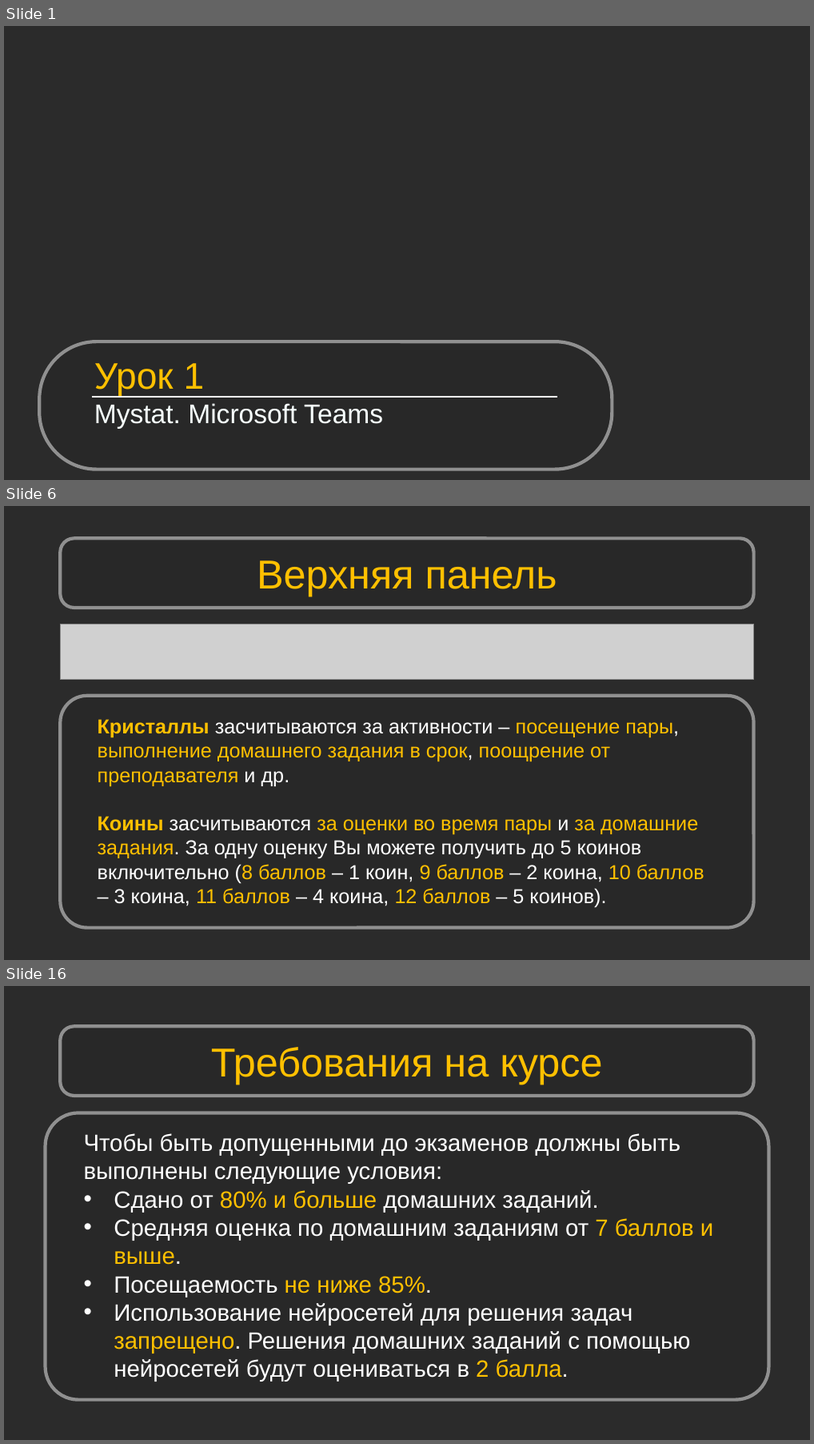
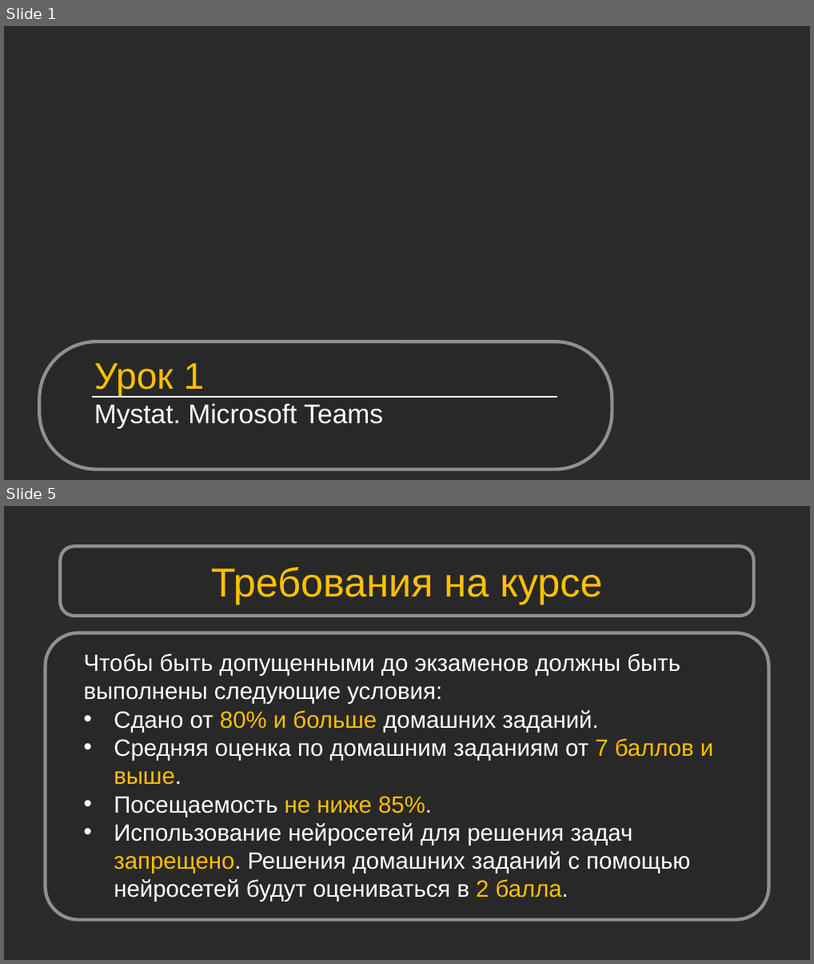
Before and after one commit to Shikonohito/Python_Bootcamp, a slide deck: Урок 01. Mystat. Microsoft Teams/Урок 1. Mystat. Microsoft Teams.pptx. Shown one above the other, each under a label of ours: slides 1, 6 and 16 before the commit, slides 1 and 5 after it; the slides between them are not shown. The pictures are 814x1444 and 814x964 pixels, drawn with LibreOffice and Linux fonts; fonts in the diff are those of the drawing; grey boxes stand for pictures; background and template pictures are left out; a plain dark background stands for a picture behind light text. Boxes give left, top, right and bottom in pixels: in the first picture for what was removed or moved away, otherwise in the second. Text is boxed around its words. In the diff, an @@ line names an element or a change of style, - is before the commit and + after.

```diff
--- a/Урок 01. Mystat. Microsoft Teams/Урок 1. Mystat. Microsoft Teams.pptx
+++ b/Урок 01. Mystat. Microsoft Teams/Урок 1. Mystat. Microsoft Teams.pptx
@@ slide 6 removed at <box>4,506,810,960</box>, background picture (left out) @@
@@ rounded rectangle removed at <box>60,538,754,608</box> @@
@@ text removed at <box>257,560,558,596</box> @@
-Верхняя панель
@@ picture removed at <box>60,624,754,679</box> @@
@@ rounded rectangle removed at <box>60,696,754,927</box> @@
@@ text removed at <box>98,719,705,908</box> @@
-Кристаллы засчитываются за активности – посещение пары, выполнение домашнего задания в срок, поощрение от преподавателя и др.
-Коины засчитываются за оценки во время пары и за домашние задания. За одну оценку Вы можете получить до 5 коинов включительно (8 баллов – 1 коин, 9 баллов – 2 коина, 10 баллов – 3 коина, 11 баллов – 4 коина, 12 баллов – 5 коинов).
@@ what was slide 16 is now slide 5 @@
```
Also in this commit, not shown: 2 slides added, 12 other slides removed, 1 other file.
